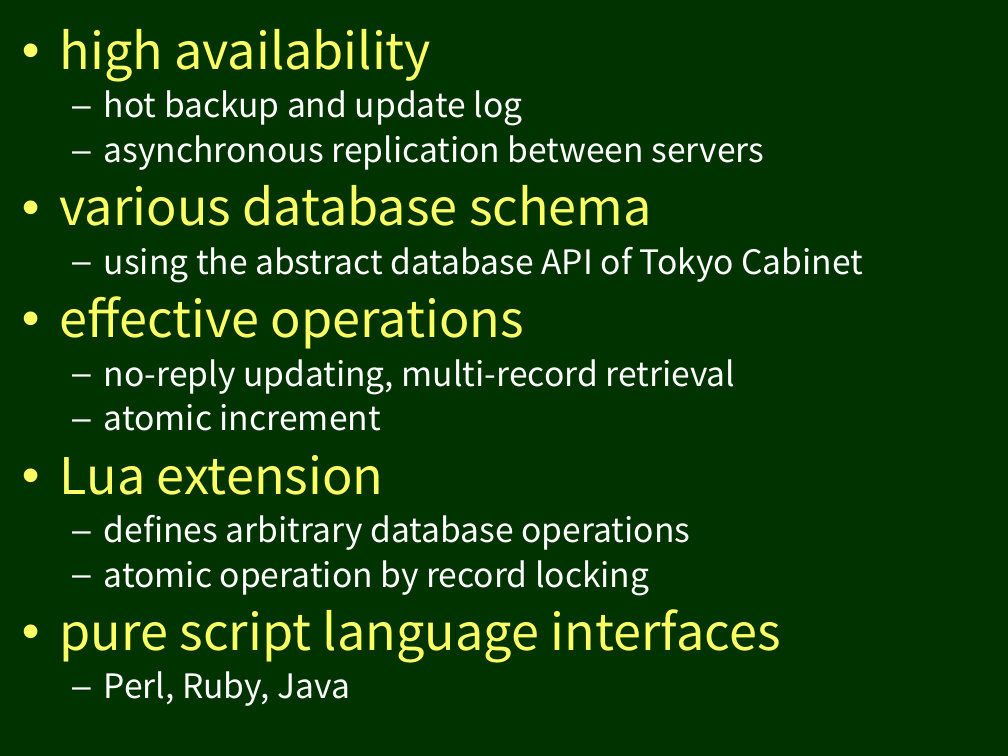
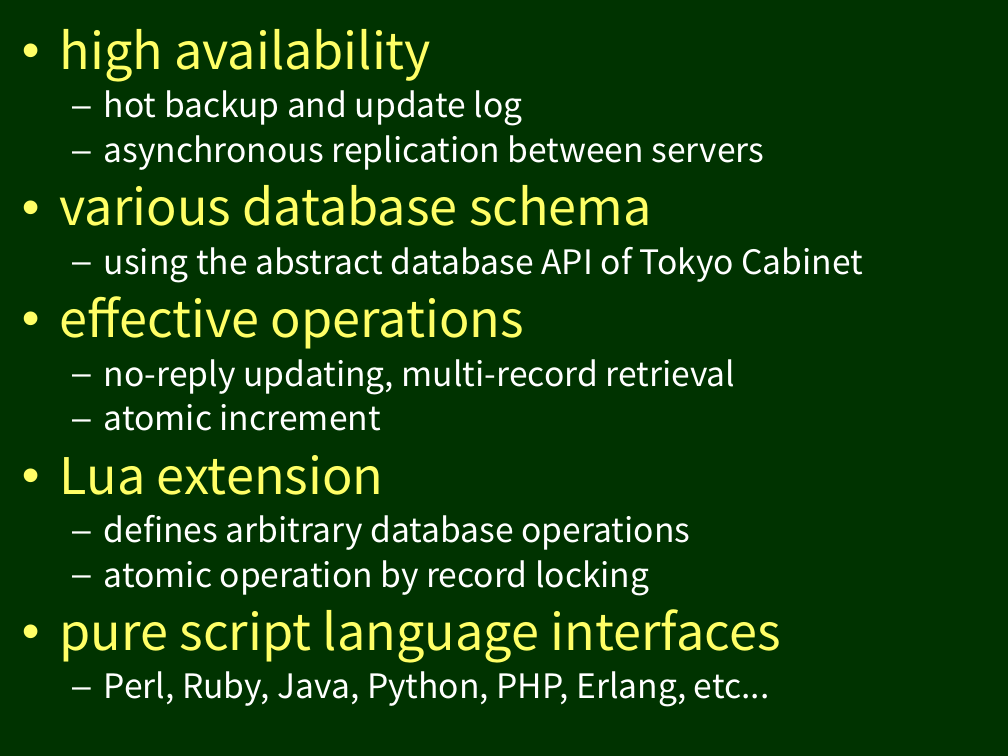
Before and after one commit to clement/tokyo-cabinet, a slide deck: slide 15 of doc/tokyoproducts.ppt (slide 14 before the commit). Drawn at 1008x756 pixels with LibreOffice and Linux fonts; fonts in the diff are those of the drawing. Boxes give left, top, right and bottom in pixels: in the first picture for what was removed or moved away, otherwise in the second. Text is boxed around its words. In the diff, an @@ line names an element or a change of style, - is before the commit and + after.

```diff
--- a/doc/tokyoproducts.ppt
+++ b/doc/tokyoproducts.ppt
@@ text at <box>104,671,770,707</box>: text changed @@
-  – Perl, Ruby, Java
+  – Perl, Ruby, Java, Python, PHP, Erlang, etc...
```
Also in this commit, not shown: 9 other slides changed, 1 slide added, 20 other files.
